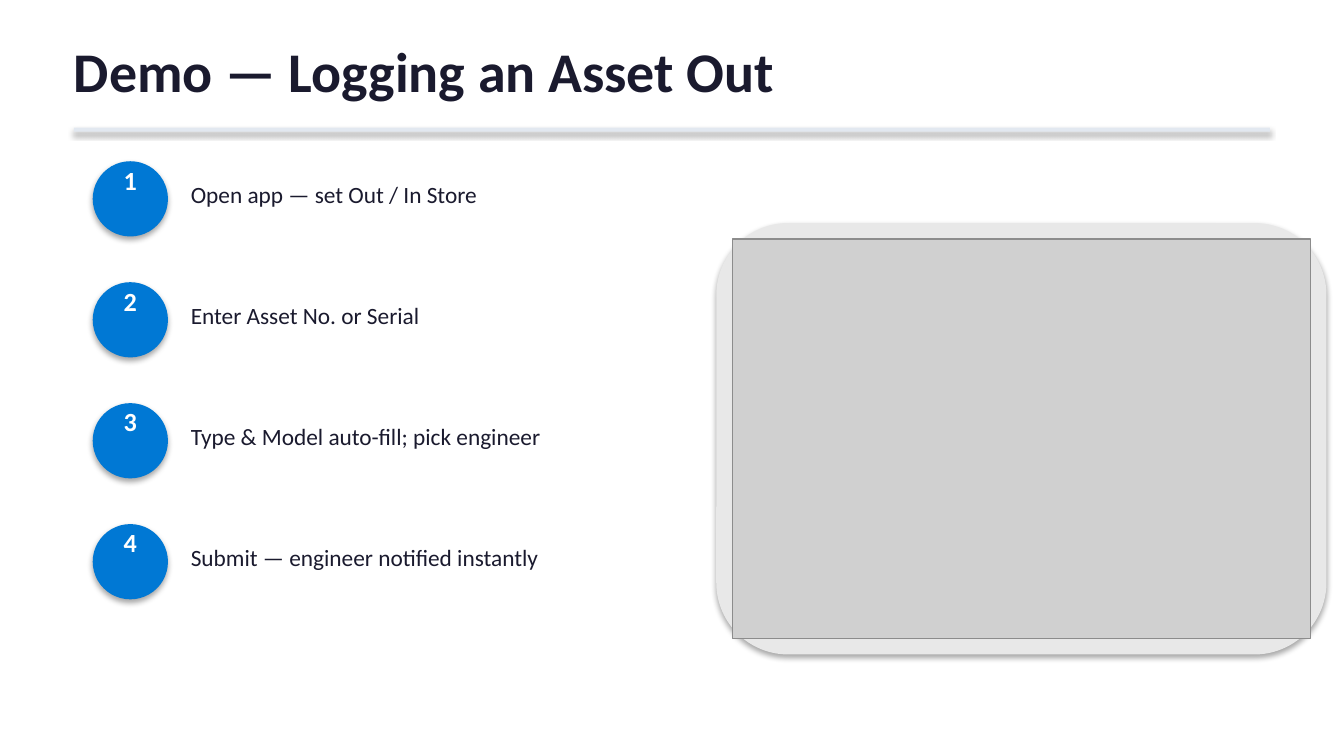
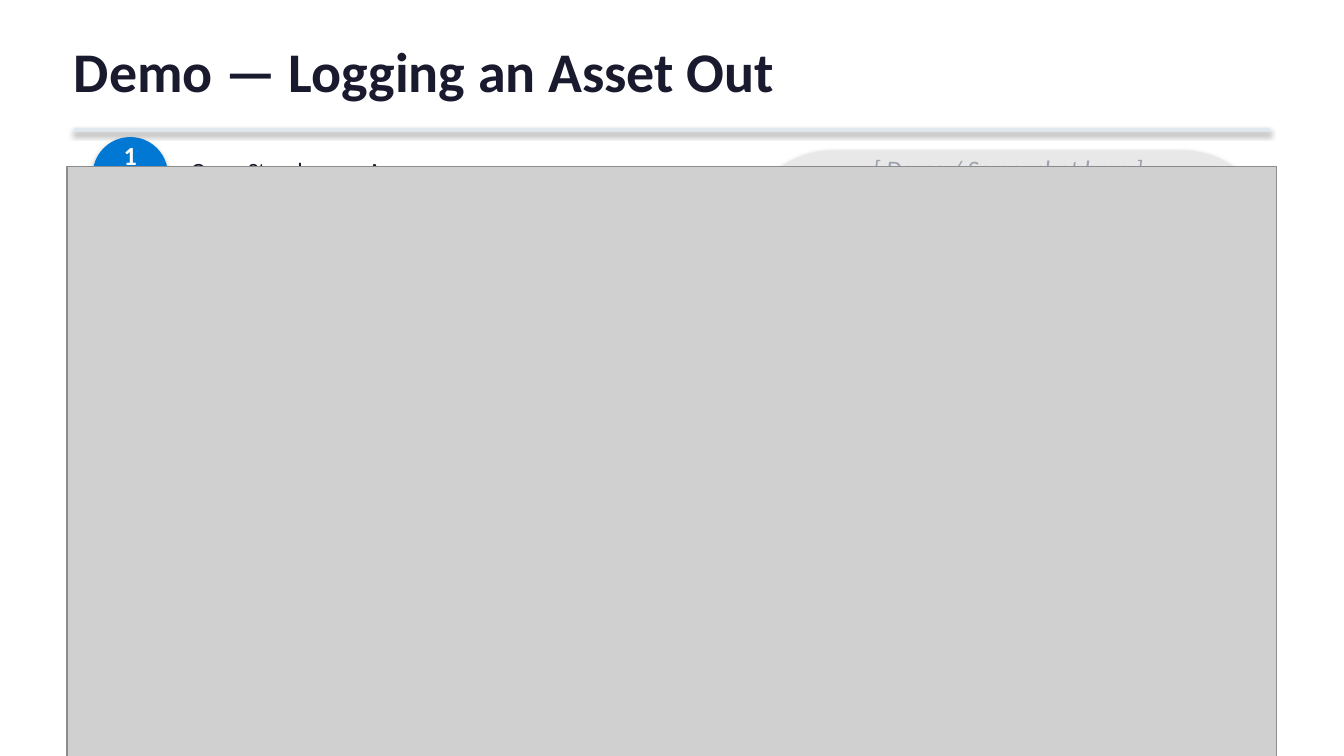
Before and after one commit to HaithamEldesouky/AssetManager, a slide deck: slide 10 of AssetManager_Presentation.pptx (slide 6 before the commit). Drawn at 1344x756 pixels with LibreOffice and Linux fonts; fonts in the diff are those of the drawing; grey boxes stand for pictures. Boxes give left, top, right and bottom in pixels: in the first picture for what was removed or moved away, otherwise in the second. Text is boxed around its words. In the diff, an @@ line names an element or a change of style, - is before the commit and + after.

Commit message:
Roll back to pre-feature state (v1.3.0): revert this session's 8 features, autostart, presentation redesign and doc changes. Restores working v1.3.0 code and assets.

```diff
--- a/AssetManager_Presentation.pptx
+++ b/AssetManager_Presentation.pptx
@@ text "1" rewrapped from (124, 173, 137, 190) to (124, 148, 137, 172) @@
@@ ellipse: place and size @@
-ellipse at (93, 161, 168, 237)
+ellipse at (93, 137, 168, 212)
@@ picture: place and size @@
-picture at (732, 239, 1310, 638)
+picture at (67, 167, 1277, 756)
@@ text at (191, 159, 406, 167): text changed @@
-Open app — set Out / In Store
+Open Storekeeper App
@@ rounded rectangle: place and size @@
-rounded rectangle at (716, 223, 1327, 655)
+rounded rectangle at (746, 151, 1270, 704)
@@ text added at (886, 161, 1129, 167), 13.5 pt, text #9CA3AF, italic @@
+[ Demo / Screenshot here ]
@@ ellipse: place and size @@
-ellipse at (93, 282, 168, 358)
+ellipse at (93, 216, 168, 292)
@@ ellipse: place and size @@
-ellipse at (93, 403, 168, 478)
+ellipse at (93, 296, 168, 371)
@@ text removed at (124, 294, 137, 311) @@
-2
@@ text removed at (191, 307, 419, 324) @@
-Enter Asset No. or Serial
@@ ellipse: place and size @@
-ellipse at (93, 524, 168, 599)
+ellipse at (93, 375, 168, 450)
@@ text removed at (124, 414, 137, 431) @@
-3
@@ text removed at (191, 428, 540, 449) @@
-Type & Model auto-fill; pick engineer
@@ ellipse added at (93, 454, 168, 530), fill #0078D4 @@
@@ ellipse added at (93, 534, 168, 609), fill #0078D4 @@
@@ text removed at (124, 535, 137, 552) @@
-4
@@ text removed at (191, 549, 538, 570) @@
-Submit — engineer notified instantly
@@ ellipse added at (93, 613, 168, 688), fill #0078D4 @@
```
Also in this commit, not shown: 3 other slides changed, 5 slides added, 6 other files.
